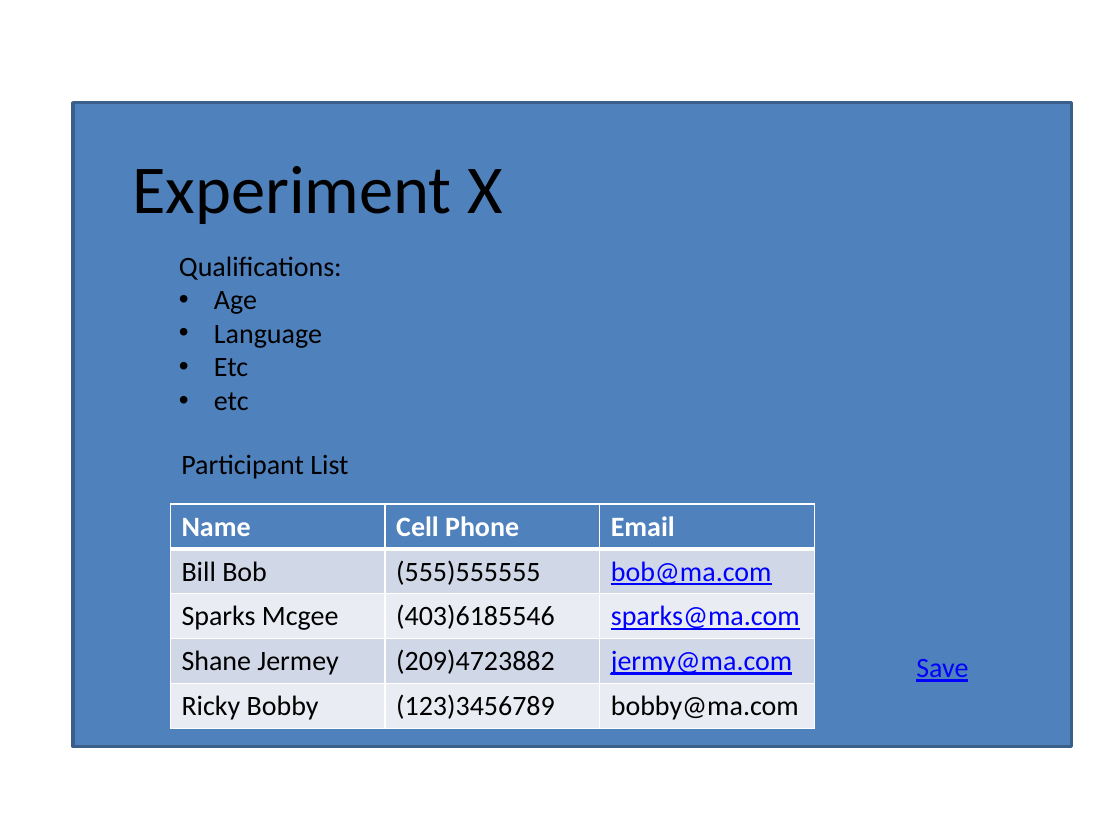
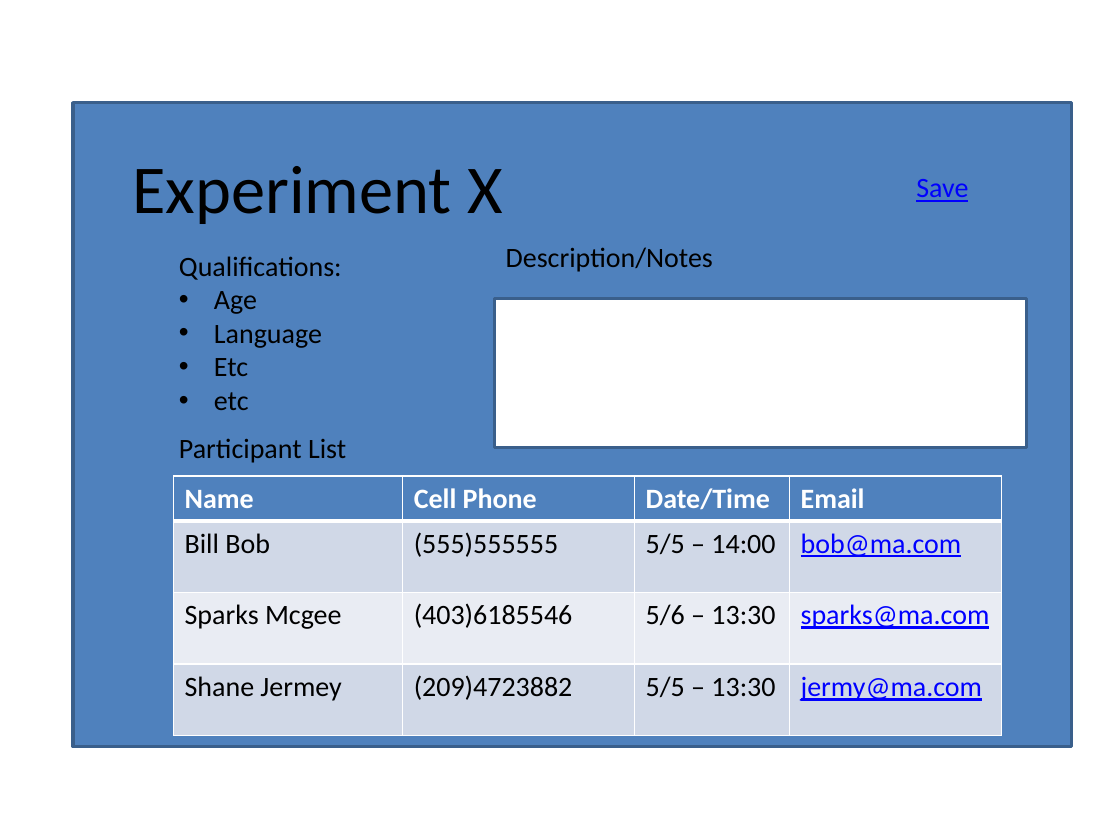
Before and after one commit to compuwizard123/participant-scheduling-system-docs, a slide deck: slide 6 of other/StoryBoardAllie.pptx. Drawn at 1120x840 pixels with LibreOffice and Linux fonts; fonts in the diff are those of the drawing. Boxes give left, top, right and bottom in pixels: in the first picture for what was removed or moved away, otherwise in the second. Text is boxed around its words. In the diff, an @@ line names an element or a change of style, - is before the commit and + after.

```diff
--- a/other/StoryBoardAllie.pptx
+++ b/other/StoryBoardAllie.pptx
@@ text "Save": place and size @@
-text "Save" at box(916, 659, 968, 682)
+text "Save" at box(916, 179, 968, 202)
@@ text added at box(506, 247, 713, 272), 18 pt, text #000000 @@
+Description/Notes
@@ rectangle added at box(495, 299, 1027, 448), fill #FFFFFF, outline #3A5F8C 2 pt @@
@@ text "Participant List": place and size @@
-text "Participant List" at box(181, 454, 348, 479)
+text "Participant List" at box(179, 438, 346, 463)
@@ table at box(174, 476, 1002, 736) @@
-Name | Cell Phone | Email
-Bill Bob | (555)555555 | bob@ma.com
-Sparks Mcgee | (403)6185546 | sparks@ma.com
-Shane Jermey | (209)4723882 | jermy@ma.com
-Ricky Bobby | (123)3456789 | bobby@ma.com
+Name | Cell Phone | Date/Time | Email
+Bill Bob | (555)555555 | 5/5 – 14:00 | bob@ma.com
+Sparks Mcgee | (403)6185546 | 5/6 – 13:30 | sparks@ma.com
+Shane Jermey | (209)4723882 | 5/5 – 13:30 | jermy@ma.com
@@ table: place and size @@
-table at box(170, 504, 815, 728)
+table at box(174, 476, 1002, 736)
```
Also in this commit, not shown: 2 other slides changed, 2 slides added.
